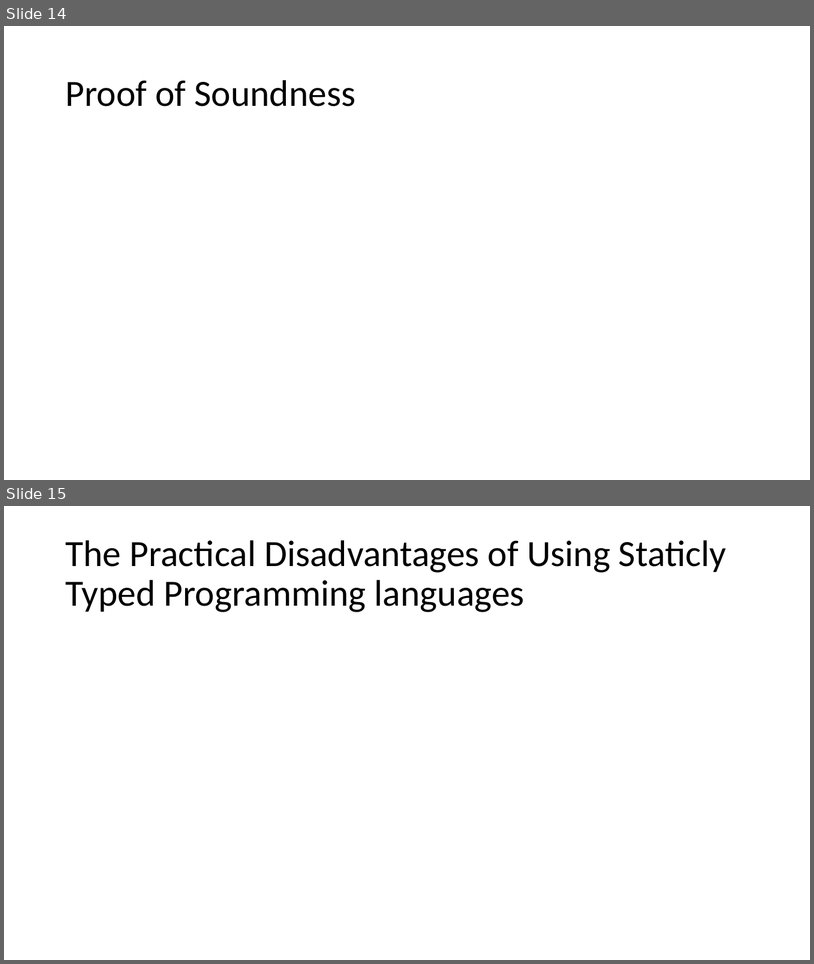
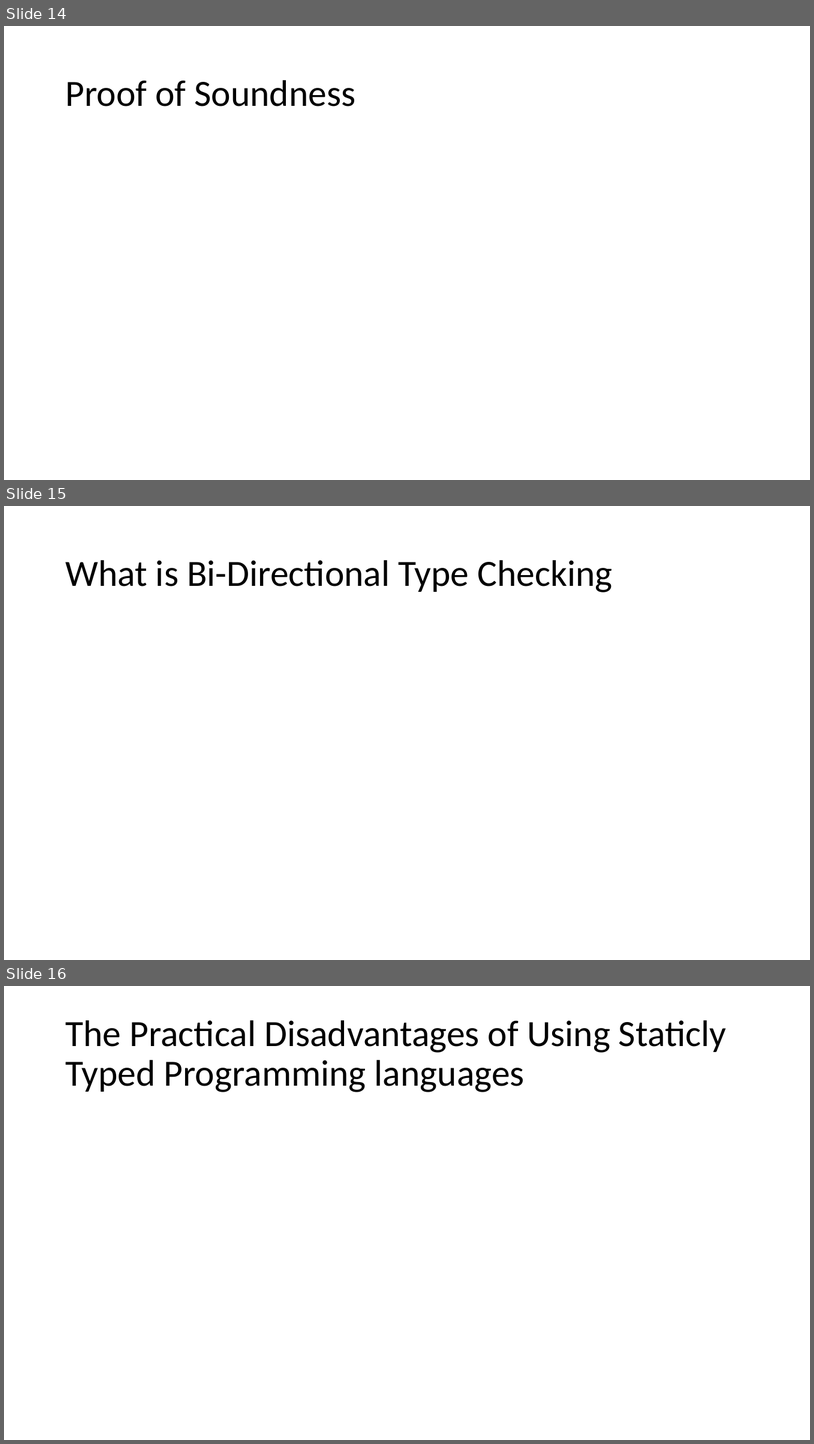
Before and after one commit to seanwestfall/algorithm_w_presentation, a slide deck: Presentation1.pptx. Shown one above the other, each under a label of ours: slides 14 and 15 before the commit, slides 14, 15 and 16 after it. The pictures are 814x964 and 814x1444 pixels, drawn with LibreOffice and Linux fonts; fonts in the diff are those of the drawing. Boxes give left, top, right and bottom in pixels: in the first picture for what was removed or moved away, otherwise in the second. Text is boxed around its words. In the diff, an @@ line names an element or a change of style, - is before the commit and + after.

```diff
--- a/Presentation1.pptx
+++ b/Presentation1.pptx
@@ slide 15 added at (4, 506, 810, 960), background #FFFFFF @@
@@ title added at (65, 560, 612, 592), 44 pt, text #000000 @@
+What is Bi-Directional Type Checking
@@ what was slide 15 is now slide 16 @@
```
Also in this commit, not shown: 1 slide changed.
